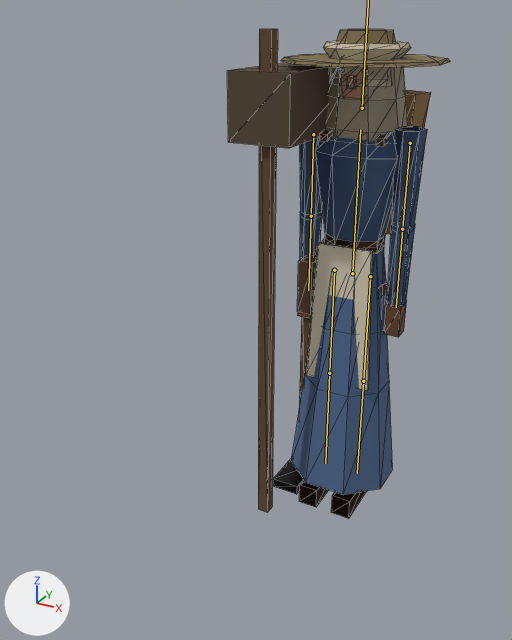
Two versions of the glTF model game/assets/modelle/figur_elb.glb, one commit apart.
Camera for both pictures: a 50 mm camera at (0.95, -2.54, 2.01) aimed at (-0.17, -0.5, 1.0). The axes (+X, +Y, +Z) are drawn at lower left. The lights are the same throughout. The picture after the commit comes second. The bones that bend it are drawn over the model as lines. Mesh edges are drawn as thin lines.

In view in the first picture: 'Barett', 'Buendel', 'Hacke', 'Haube', 'Kiepe', 'Koerper_Frau', 'Koerper_Mann', 'Schleier', 'Schuerze', 'Stab', 'Strohhut', 'Tasche'.
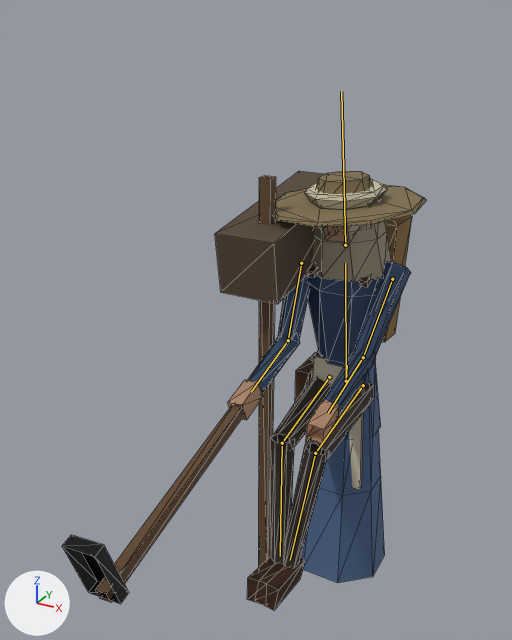
The newer file adds an action. The first version stands in its rest pose; the second is drawn at frame 7 of the action 'Kutschieren'.

The change, as JSON lines over the scene's bpy script:
```json
{"block": "bone_wurzel", "where": "bone_wurzel = bpy.data.objects['Skelett'].pose.bones['Wurzel']"}
{"op": "set", "path": "bone_wurzel.location", "old": "(0.0, 0.0, 0.0)", "new": "(0.0, -0.49, 0.0)"}
{"block": "bone_oberschenkel_l", "where": "bone_oberschenkel_l = bpy.data.objects['Skelett'].pose.bones['Oberschenkel_L']  # child of 'Wurzel'"}
{"op": "set", "path": "bone_oberschenkel_l.rotation_quaternion", "old": "(1.0, 0.0, 0.0, 0.0)", "new": "(0.754, -0.655, -0.034, 0.039)", "note": "degrees (0, 0, 0) -> degrees (-82, 0, 6)"}
{"block": "bone_unterschenkel_l", "where": "bone_unterschenkel_l = bpy.data.objects['Skelett'].pose.bones['Unterschenkel_L']  # child of 'Oberschenkel_L'"}
{"op": "set", "path": "bone_unterschenkel_l.rotation_quaternion", "old": "(1.0, 0.0, 0.0, 0.0)", "new": "(0.819, 0.574, 0.0, 0.0)", "note": "degrees (0, 0, 0) -> degrees (70, 0, 0)"}
{"block": "bone_oberschenkel_r", "where": "bone_oberschenkel_r = bpy.data.objects['Skelett'].pose.bones['Oberschenkel_R']  # child of 'Wurzel'"}
{"op": "set", "path": "bone_oberschenkel_r.rotation_quaternion", "old": "(1.0, 0.0, 0.0, 0.0)", "new": "(0.754, -0.655, 0.034, -0.039)", "note": "degrees (0, 0, 0) -> degrees (-82, 0, -6)"}
{"block": "bone_unterschenkel_r", "where": "bone_unterschenkel_r = bpy.data.objects['Skelett'].pose.bones['Unterschenkel_R']  # child of 'Oberschenkel_R'"}
{"op": "set", "path": "bone_unterschenkel_r.rotation_quaternion", "old": "(1.0, 0.0, 0.0, 0.0)", "new": "(0.819, 0.574, 0.0, 0.0)", "note": "degrees (0, 0, 0) -> degrees (70, 0, 0)"}
{"block": "bone_ruecken", "where": "bone_ruecken = bpy.data.objects['Skelett'].pose.bones['Ruecken']  # child of 'Wurzel'"}
{"op": "set", "path": "bone_ruecken.rotation_quaternion", "old": "(1.0, 0.0, 0.0, 0.0)", "new": "(0.998, 0.07, 0.0, 0.0)", "note": "degrees (0, 0, 0) -> degrees (8, 0, 0)"}
{"block": "bone_kopf", "where": "bone_kopf = bpy.data.objects['Skelett'].pose.bones['Kopf']  # child of 'Ruecken'"}
{"op": "set", "path": "bone_kopf.rotation_quaternion", "old": "(1.0, 0.0, 0.0, 0.0)", "new": "(0.998, -0.052, -0.002, 0.035)", "note": "degrees (0, 0, 0) -> degrees (-6, 0, 4)"}
{"block": "bone_oberarm_l", "where": "bone_oberarm_l = bpy.data.objects['Skelett'].pose.bones['Oberarm_L']  # child of 'Ruecken'"}
{"op": "set", "path": "bone_oberarm_l.rotation_quaternion", "old": "(1.0, 0.0, 0.0, 0.0)", "new": "(0.931, -0.357, -0.025, 0.065)", "note": "degrees (0, 0, 0) -> degrees (-42, 0, 8)"}
{"block": "bone_unterarm_l", "where": "bone_unterarm_l = bpy.data.objects['Skelett'].pose.bones['Unterarm_L']  # child of 'Oberarm_L'"}
{"op": "set", "path": "bone_unterarm_l.rotation_quaternion", "old": "(1.0, 0.0, 0.0, 0.0)", "new": "(0.934, -0.358, 0.0, 0.0)", "note": "degrees (0, 0, 0) -> degrees (-42, 0, 0)"}
{"block": "bone_oberarm_r", "where": "bone_oberarm_r = bpy.data.objects['Skelett'].pose.bones['Oberarm_R']  # child of 'Ruecken'"}
{"op": "set", "path": "bone_oberarm_r.rotation_quaternion", "old": "(1.0, 0.0, 0.0, 0.0)", "new": "(0.931, -0.357, 0.025, -0.065)", "note": "degrees (0, 0, 0) -> degrees (-42, 0, -8)"}
{"block": "bone_unterarm_r", "where": "bone_unterarm_r = bpy.data.objects['Skelett'].pose.bones['Unterarm_R']  # child of 'Oberarm_R'"}
{"op": "set", "path": "bone_unterarm_r.rotation_quaternion", "old": "(1.0, 0.0, 0.0, 0.0)", "new": "(0.934, -0.358, 0.0, 0.0)", "note": "degrees (0, 0, 0) -> degrees (-42, 0, 0)"}
```

Pixel boxes (x1, y1, x2, y2) of what changed, in the pictures (512 x 640 px):
```json
{"object": "Koerper_Frau", "change": "posed", "before": [291, 69, 427, 518], "after": [228, 225, 385, 583]}
{"object": "Koerper_Mann", "change": "posed", "before": [323, 248, 387, 334], "after": [247, 261, 411, 611]}
{"object": "Buendel", "change": "posed", "before": [227, 62, 330, 148], "after": [215, 171, 325, 304]}
{"object": "Schleier", "change": "posed", "before": [326, 67, 407, 143], "after": [312, 221, 391, 282]}
{"object": "Hacke", "change": "posed", "before": [273, 317, 311, 494], "after": [62, 404, 245, 604], "on screen": "372% wider, 13% taller"}
{"object": "Stab", "change": "posed", "before": [258, 29, 278, 513], "after": [258, 176, 276, 568], "on screen": "10% narrower, 19% shorter"}
{"object": "Strohhut", "change": "posed", "before": [281, 29, 450, 68], "after": [272, 171, 426, 227], "on screen": "9% narrower, 43% taller"}
{"object": "Schuerze", "change": "posed", "before": [306, 243, 372, 391], "after": [305, 356, 364, 490], "on screen": "10% narrower, 9% shorter"}
{"object": "Barett", "change": "posed", "before": [323, 41, 411, 60], "after": [304, 179, 387, 210], "on screen": "60% taller"}
{"object": "Kiepe", "change": "posed", "before": [320, 90, 431, 234], "after": [307, 215, 412, 342], "on screen": "12% shorter"}
{"object": "Tasche", "change": "posed", "before": [297, 238, 325, 315], "after": [295, 350, 320, 401]}
{"object": "Haube", "change": "posed", "before": [331, 67, 392, 87], "after": [318, 225, 371, 232]}
{"bone": "Wurzel", "before": "(352, 273) to (353, 255)", "after": "(346, 381) to (347, 365)"}
{"bone": "Oberschenkel_L", "before": "(370, 276) to (363, 381)", "after": "(363, 385) to (315, 453)"}
{"bone": "Unterschenkel_L", "before": "(363, 381) to (357, 473)", "after": "(315, 453) to (290, 560)"}
{"bone": "Oberschenkel_R", "before": "(334, 270) to (329, 373)", "after": "(329, 377) to (282, 443)"}
{"bone": "Unterschenkel_R", "before": "(329, 373) to (325, 463)", "after": "(282, 443) to (280, 556)"}
{"bone": "Ruecken", "before": "(352, 273) to (360, 129)", "after": "(346, 381) to (345, 263)"}
{"bone": "Oberarm_L", "before": "(410, 143) to (402, 229)", "after": "(392, 279) to (363, 357)"}
{"bone": "Unterarm_L", "before": "(402, 229) to (396, 307)", "after": "(363, 357) to (328, 413)"}
{"bone": "Oberarm_R", "before": "(313, 134) to (311, 216)", "after": "(301, 263) to (288, 340)"}
{"bone": "Unterarm_R", "before": "(311, 216) to (308, 290)", "after": "(288, 340) to (251, 392)"}
```
